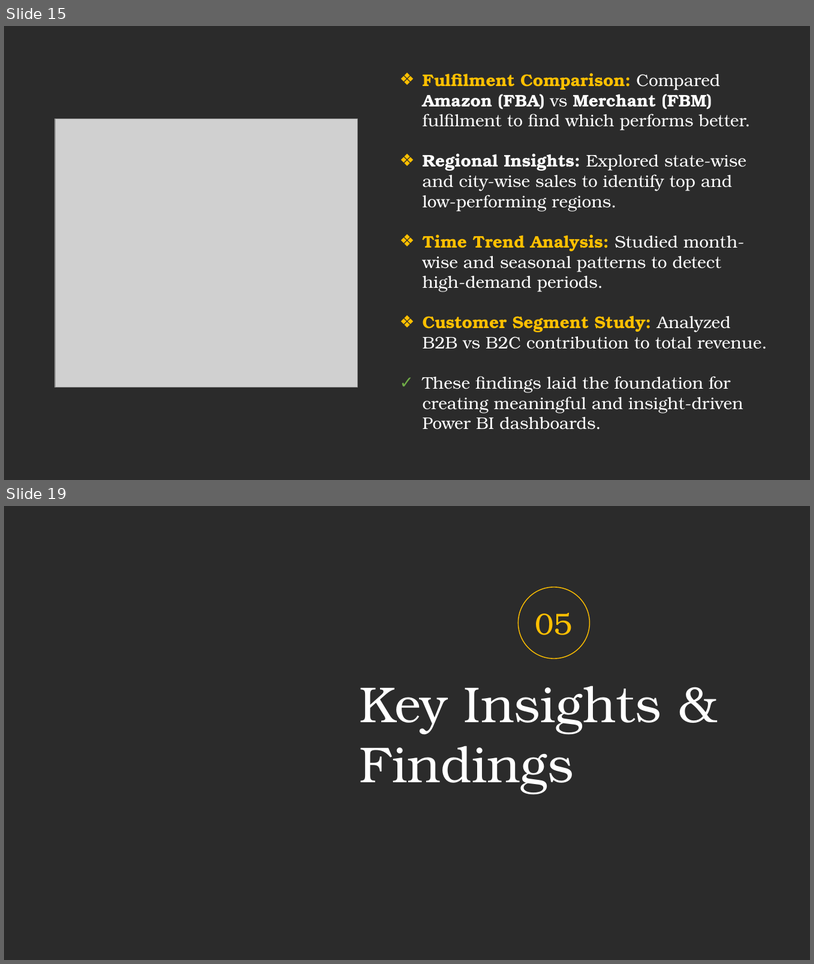
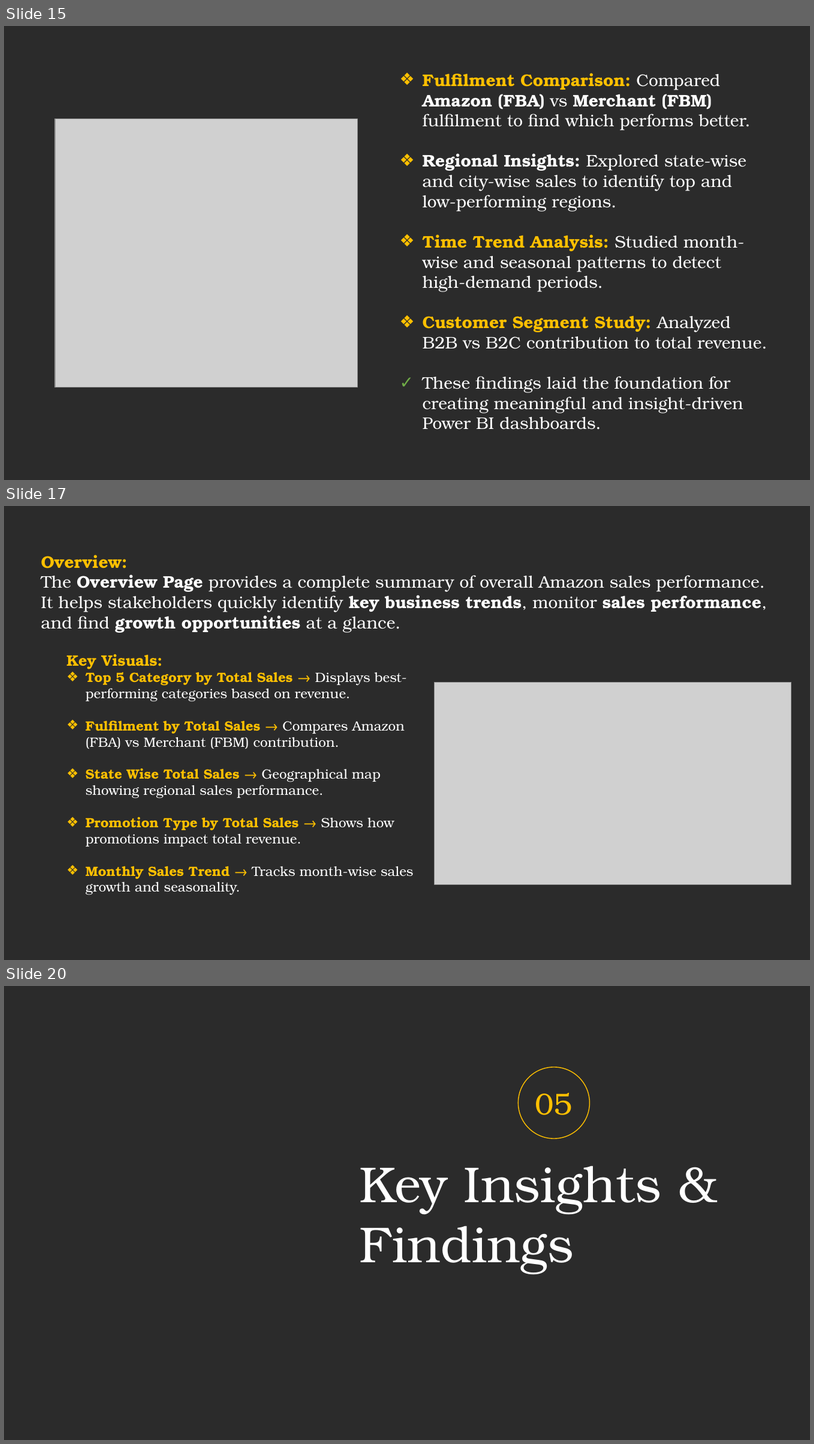
Before and after one commit to prafullwahatule/BI-Amazon-Sale-Report, a slide deck: Report/Amazon Sales Report.pptx. Shown one above the other, each under a label of ours: slides 15 and 19 before the commit, slides 15, 17 and 20 after it; the slides between them are not shown. The pictures are 814x964 and 814x1444 pixels, drawn with LibreOffice and Linux fonts; fonts in the diff are those of the drawing; grey boxes stand for pictures; background and template pictures are left out; a plain dark background stands for a picture behind light text. Boxes give left, top, right and bottom in pixels: in the first picture for what was removed or moved away, otherwise in the second. Text is boxed around its words. In the diff, an @@ line names an element or a change of style, - is before the commit and + after.

```diff
--- a/Report/Amazon Sales Report.pptx
+++ b/Report/Amazon Sales Report.pptx
@@ slide 17 added at bbox=[4, 506, 810, 960], background picture (left out) @@
@@ text added at bbox=[41, 555, 767, 633], 20 pt, text #FFFFFF @@
+Overview:
+The Overview Page provides a complete summary of overall Amazon sales performance.
+It helps stakeholders quickly identify key business trends, monitor sales performance, and find growth opportunities at a glance.
@@ text added at bbox=[66, 654, 413, 895], 16 pt, text #FFFFFF @@
+Key Visuals:
+❖ Top 5 Category by Total Sales → Displays best-performing categories based on revenue.
+❖ Fulfilment by Total Sales → Compares Amazon (FBA) vs Merchant (FBM) contribution.
+❖ State Wise Total Sales → Geographical map showing regional sales performance.
+❖ Promotion Type by Total Sales → Shows how promotions impact total revenue.
+❖ Monthly Sales Trend → Tracks month-wise sales growth and seasonality.
@@ picture added at bbox=[435, 682, 792, 885] @@
@@ what was slide 19 is now slide 20 @@
```
Also in this commit, not shown: 1 slide changed, 1 other slide added, 1 slide removed, 1 other file.
